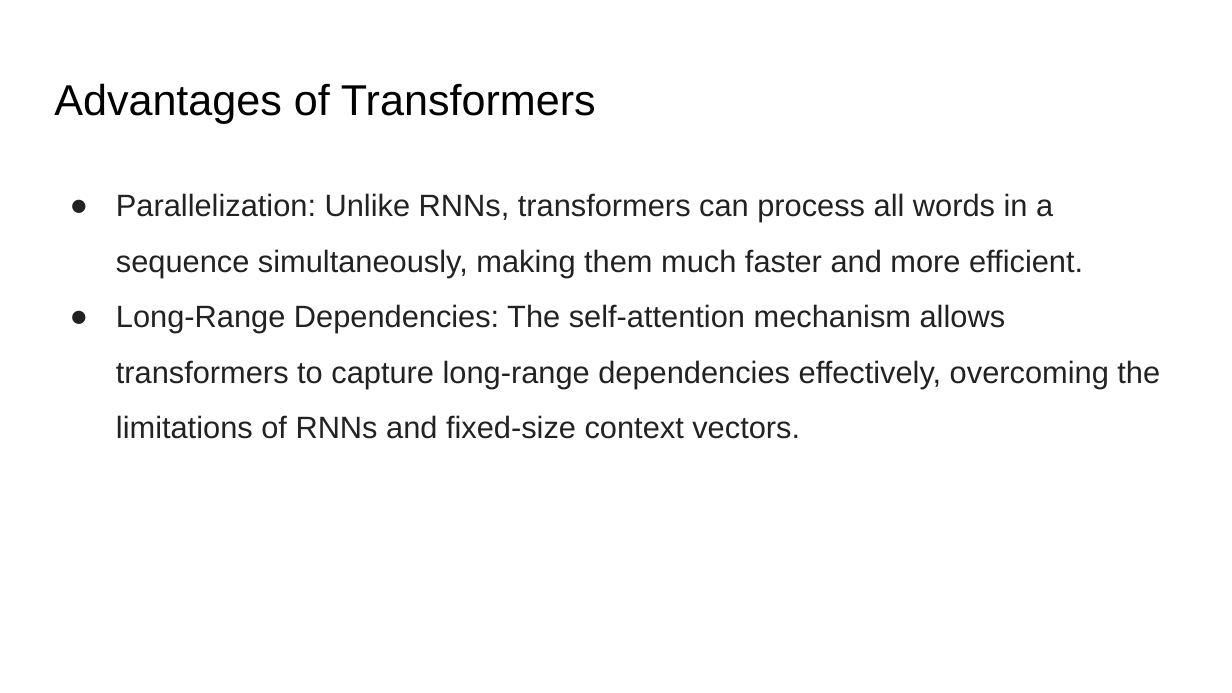
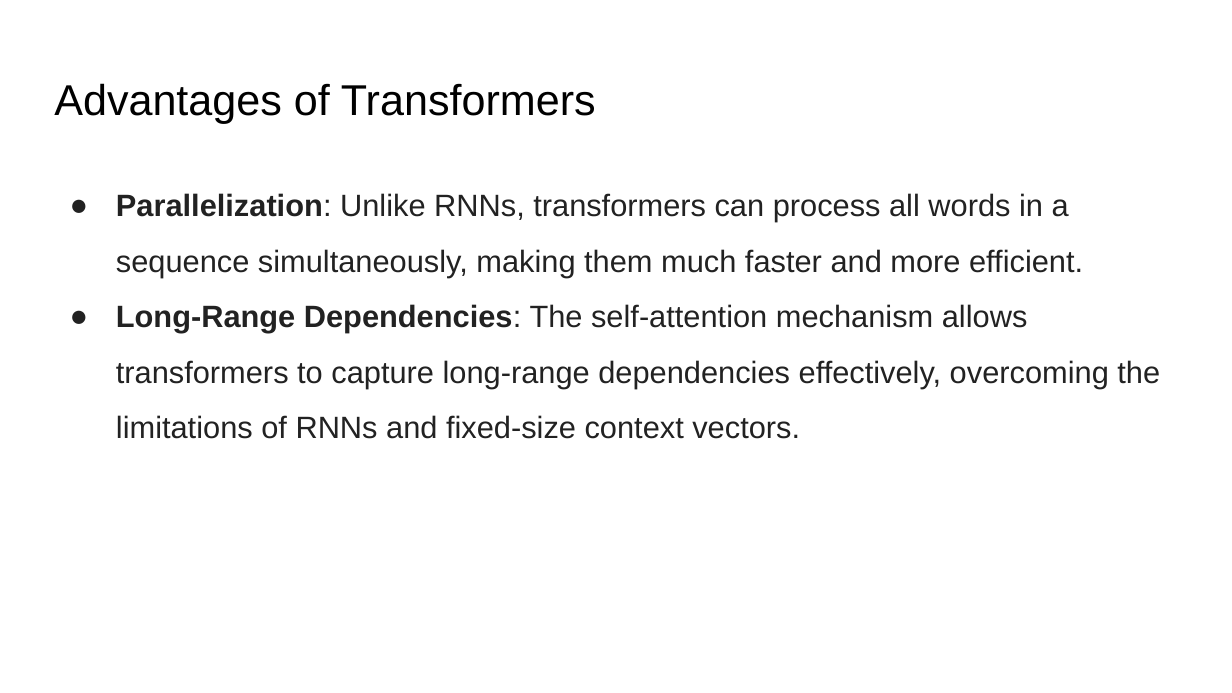
Before and after one commit to motazsaad/NLP-Master-2025, a slide deck: slide 18 of slides/NLP/06 Transformers.pptx (slide 25 before the commit). Drawn at 1232x693 pixels with LibreOffice and Linux fonts; fonts in the diff are those of the drawing. Boxes give left, top, right and bottom in pixels: in the first picture for what was removed or moved away, otherwise in the second. Text is boxed around its words. In the diff, an @@ line names an element or a change of style, - is before the commit and + after.

```diff
--- a/slides/NLP/06 Transformers.pptx
+++ b/slides/NLP/06 Transformers.pptx
@@ text "Parallelization: Unlike RNNs, transformers can ..." at (x1=116, y1=193, x2=1160, y2=439): bold on in "Parallelization:", "Long-Range Dependencies:" @@
```
Also in this commit, not shown: 1 other slide changed, 6 slides added, 12 slides removed, 2 other files.
